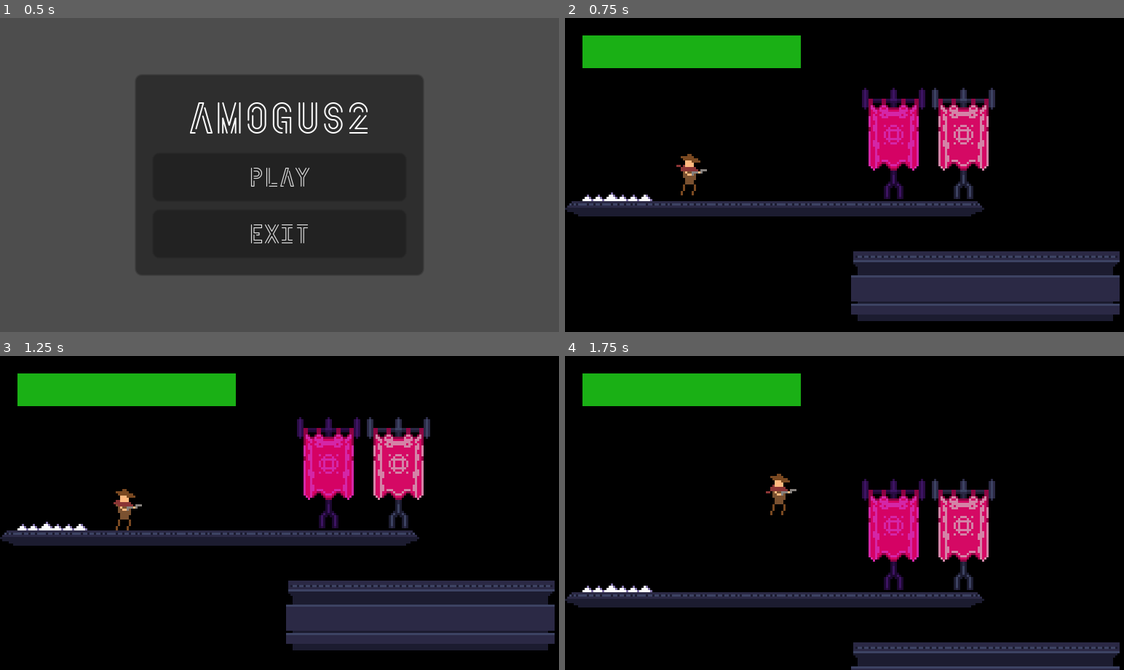
Above: before the commit, frames 1-4 (two rows, left to right).
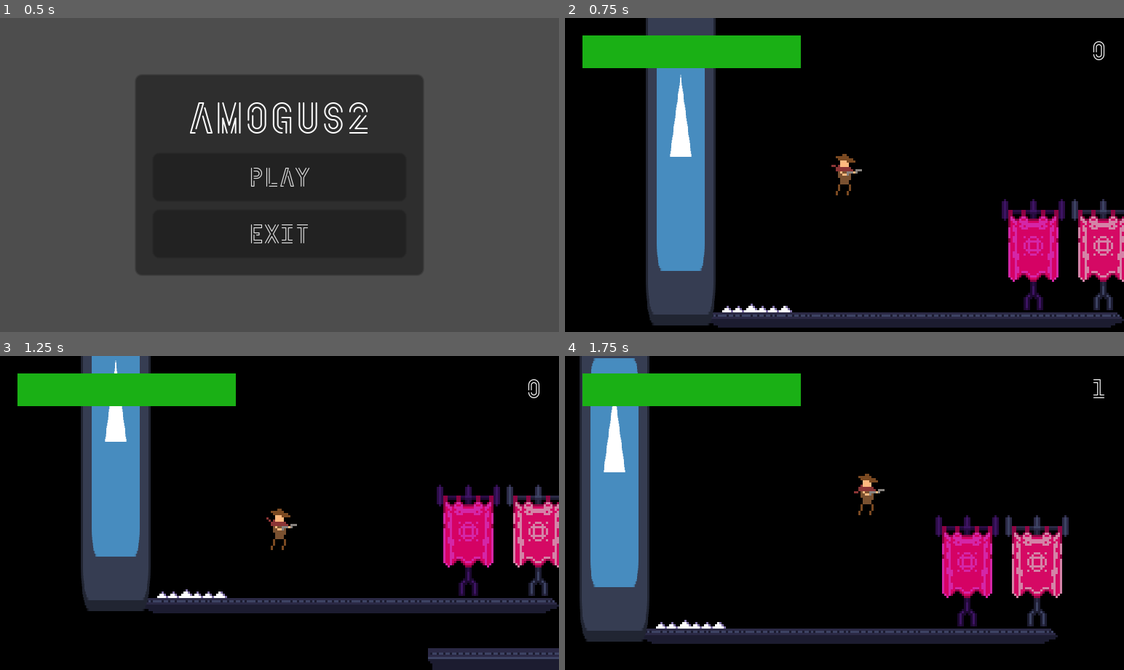
Above: after the commit, the same moments.

Repository: elixs/amogus2
Game: Godot game, scene res://ui/main_menu.tscn
Same seed, same stepped clock (60 frames per second), same inputs: the game is played once before the commit and once after it. The engine's default icon, where the game draws it, is replaced by a stand-in: a white triangle on a blue panel in a dark square.
Inputs (mouse positions are in pixels of both pictures, inside the frame that each line leads up to):
- Up to frame 1 (0.5 s): no input
- Up to frame 2 (0.75 s): click "Play" at 0.5 s
- Up to frame 3 (1.25 s): no input
- Up to frame 4 (1.75 s): move the mouse to (967, 497) at 1.27 s; hold D (move_right) from 1.28 s (still down); hold Space (jump) from 1.28 s (still down)

Frame 1 is identical in both runs. In frame 2, 33% of the frame differs, in the area x 0-100%, y 0-99%; in frame 3, 32%; in frame 4, 28%.

Commit message:
wall jump

Diff:
--- /dev/null
+++ b/scenes/box.tscn
@@ -0,0 +1,16 @@
+[gd_scene load_steps=3 format=3 uid="uid://ou2enlxh0b7f"]
+
+[ext_resource type="Texture2D" uid="uid://c0jm5ldrconit" path="res://icon.svg" id="1_q5d2v"]
+
+[sub_resource type="RectangleShape2D" id="RectangleShape2D_bhlol"]
+size = Vector2(32, 32)
+
+[node name="Box" type="StaticBody2D"]
+metadata/_edit_group_ = true
+
+[node name="CollisionShape2D" type="CollisionShape2D" parent="."]
+shape = SubResource("RectangleShape2D_bhlol")
+
+[node name="Sprite2D" type="Sprite2D" parent="."]
+scale = Vector2(0.25, 0.25)
+texture = ExtResource("1_q5d2v")
--- a/scenes/hud.gd
+++ b/scenes/hud.gd
@@ -2,7 +2,12 @@
 
 
 @onready var progress_bar = $ProgressBar
+@onready var jumps = $Jumps
 
 
 func set_health(value):
 	progress_bar.value = value
+
+
+func set_jumps(value):
+	jumps.text = str(value)
--- a/scenes/hud.tscn
+++ b/scenes/hud.tscn
@@ -16,3 +16,8 @@
 size_flags_horizontal = 0
 value = 100.0
 show_percentage = false
+
+[node name="Jumps" type="Label" parent="."]
+layout_mode = 2
+size_flags_horizontal = 8
+size_flags_vertical = 0
--- a/scenes/main.tscn
+++ b/scenes/main.tscn
@@ -8,6 +8,7 @@
 [ext_resource type="Texture2D" uid="uid://bu83oflssdbl1" path="res://assets/37033d6e-0c40-44a3-857b-0192add29fc7.png" id="6_7tn55"]
 [ext_resource type="AudioStream" uid="uid://c8vxxhngph56d" path="res://assets/Wild West Music - Harvey Carman/MP3/Slinger Swagger (loop).mp3" id="7_uai0y"]
 [ext_resource type="PackedScene" uid="uid://ffr00ttrd3xx" path="res://scenes/spikes.tscn" id="8_duoqj"]
+[ext_resource type="PackedScene" uid="uid://ou2enlxh0b7f" path="res://scenes/box.tscn" id="9_yak18"]
 
 [sub_resource type="TileSetAtlasSource" id="TileSetAtlasSource_sf5i6"]
 texture = ExtResource("3_2meep")
@@ -475,7 +476,7 @@
 enabled = false
 
 [node name="Player" parent="." instance=ExtResource("2_k8b1r")]
-position = Vector2(57, 92)
+position = Vector2(64, 41)
 
 [node name="TileMap2" type="TileMap" parent="."]
 visible = false
@@ -494,3 +495,7 @@
 
 [node name="Spikes" parent="." instance=ExtResource("8_duoqj")]
 position = Vector2(24, 102)
+
+[node name="Box" parent="." instance=ExtResource("9_yak18")]
+position = Vector2(-11, 31)
+scale = Vector2(1, 5)
--- a/scenes/player.gd
+++ b/scenes/player.gd
@@ -28,9 +28,14 @@
 @onready var area_2d = $Pivot/Area2D
 
 @onready var hud = $CanvasLayer/HUD
+@onready var ray_cast_2d = $Pivot/RayCast2D
+
 
 const MAX_JUMPS = 3
-var jumps = 0
+var jumps = 0:
+	set(value):
+		jumps = value
+		hud.set_jumps(jumps)
 
 const MAX_JUMP_TIME = 1
 var jump_time = 0
@@ -40,25 +45,33 @@
 	animation_tree.active = true
 	camera.enabled = true
 	area_2d.body_entered.connect(_on_body_entered)
+	jumps = jumps
 
 func _physics_process(delta):
 	if not is_on_floor():
 		velocity.y += GRAVITY * delta
 
-	if Input.is_action_just_pressed("jump") and jumps < MAX_JUMPS - 1:
-		Game.jumps += 1
-		audio_stream_player.play()
-		jumps += 1
-		jump_time = 0
-#		velocity.y = JUMP_VELOCITY
+	if is_on_floor():
+		jumps = 0
+
+	if Input.is_action_just_pressed("jump"):
+
+		if ray_cast_2d.is_colliding():
+			audio_stream_player.play()
+			jump_time = 0
+		elif jumps < MAX_JUMPS - 1:
+			Game.jumps += 1
+			jumps += 1
+			audio_stream_player.play()
+			jump_time = 0
+	#		velocity.y = JUMP_VELOCITY
 
 	if Input.is_action_pressed("jump") and jump_time < MAX_JUMP_TIME:
 		velocity.y = JUMP_VELOCITY * (MAX_JUMP_TIME - jump_time)/MAX_JUMP_TIME
 
 	jump_time += delta
 
-	if is_on_floor():
-		jumps = 0
+
 
 	var move_input = Input.get_axis("move_left", "move_right")
 
--- a/scenes/player.tscn
+++ b/scenes/player.tscn
@@ -457,6 +457,7 @@
 metadata/_edit_lock_ = true
 
 [node name="Area2D" type="Area2D" parent="Pivot"]
+visible = false
 collision_layer = 0
 collision_mask = 4
 
@@ -465,6 +466,9 @@
 shape = SubResource("RectangleShape2D_jivw5")
 disabled = true
 
+[node name="RayCast2D" type="RayCast2D" parent="Pivot"]
+target_position = Vector2(10, 0)
+
 [node name="CollisionShape2D" type="CollisionShape2D" parent="."]
 shape = SubResource("CapsuleShape2D_bwnwi")
 metadata/_edit_lock_ = true
@@ -489,7 +493,6 @@
 [node name="Camera" type="Camera2D" parent="."]
 enabled = false
 process_callback = 0
-limit_left = 0
 position_smoothing_enabled = true
 position_smoothing_speed = 8.0
 
Not shown: 1 places in scenes/main.tscn that only renumber resources
